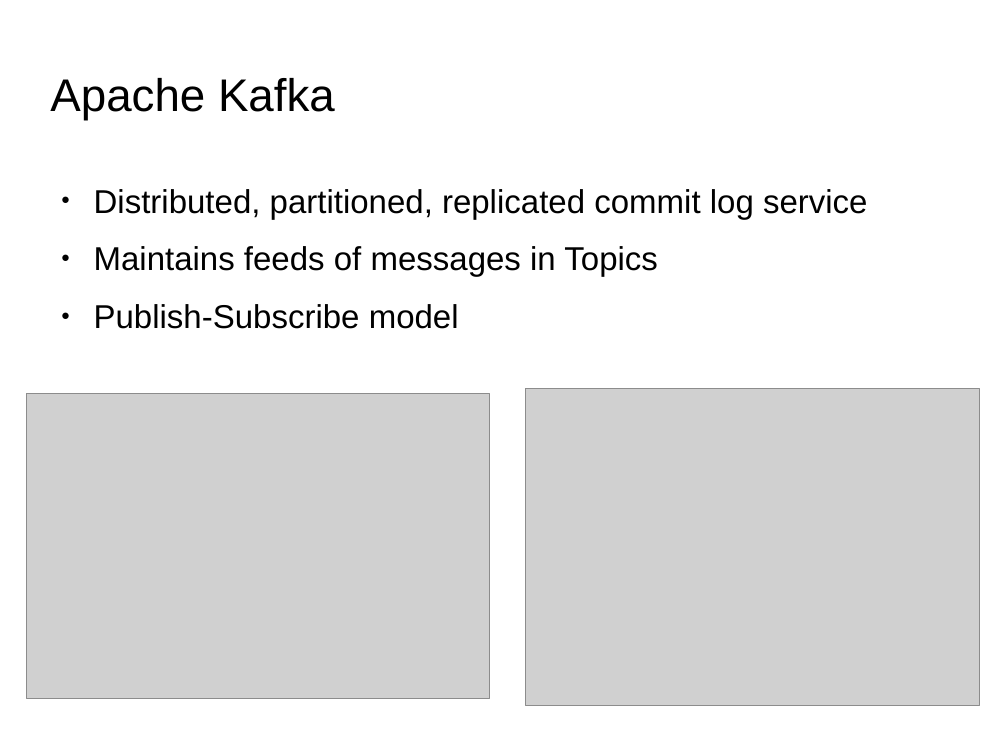
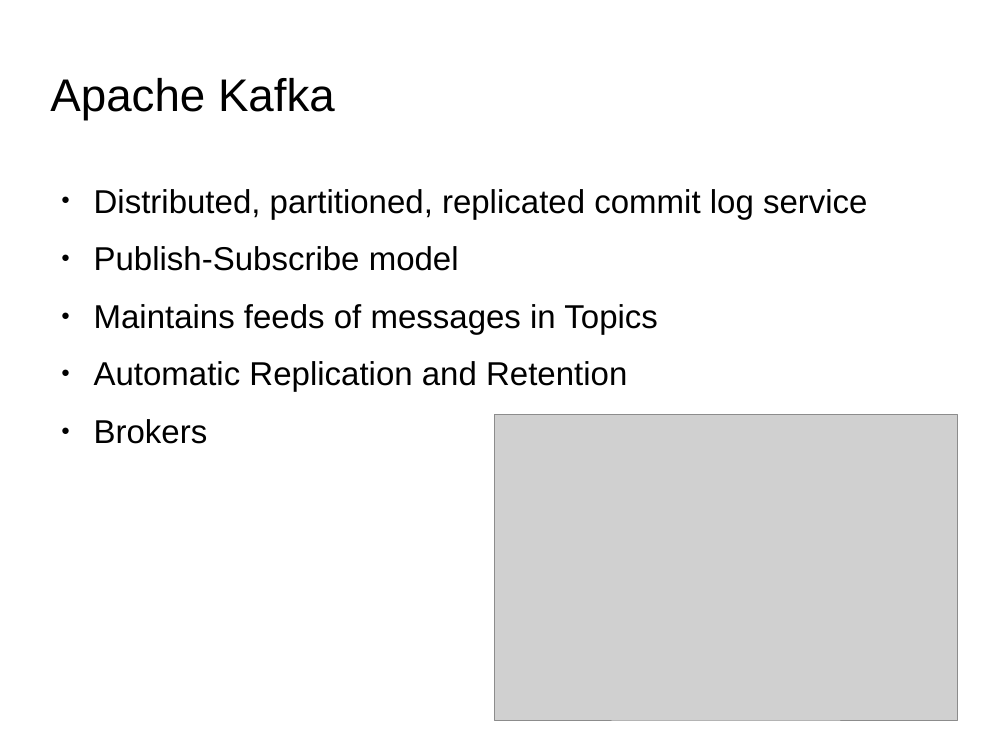
Before and after one commit to qiozas/Documents, a slide deck: slide 34 of fosscomm-2016/Big Data Streaming - FOSSCOMM 2016.odp (slide 33 before the commit). Drawn at 1008x756 pixels with LibreOffice and Linux fonts; fonts in the diff are those of the drawing; grey boxes stand for pictures; background and template pictures are left out. Boxes give left, top, right and bottom in pixels: in the first picture for what was removed or moved away, otherwise in the second. Text is boxed around its words. In the diff, an @@ line names an element or a change of style, - is before the commit and + after.

```diff
--- a/fosscomm-2016/Big Data Streaming - FOSSCOMM 2016.odp
+++ b/fosscomm-2016/Big Data Streaming - FOSSCOMM 2016.odp
@@ text at box(94, 246, 459, 271): paragraph added @@
+● Publish-Subscribe model
@@ text at box(94, 361, 627, 444): text changed @@
-● Publish-Subscribe model
+● Automatic Replication and Retention
+● Brokers
@@ picture removed at box(27, 393, 490, 699) @@
@@ picture: place and size @@
-picture at box(526, 389, 980, 705)
+picture at box(494, 415, 958, 721)
```
Also in this commit, not shown: 7 other slides changed, 2 slides added, 1 slide removed, 1 other file.
